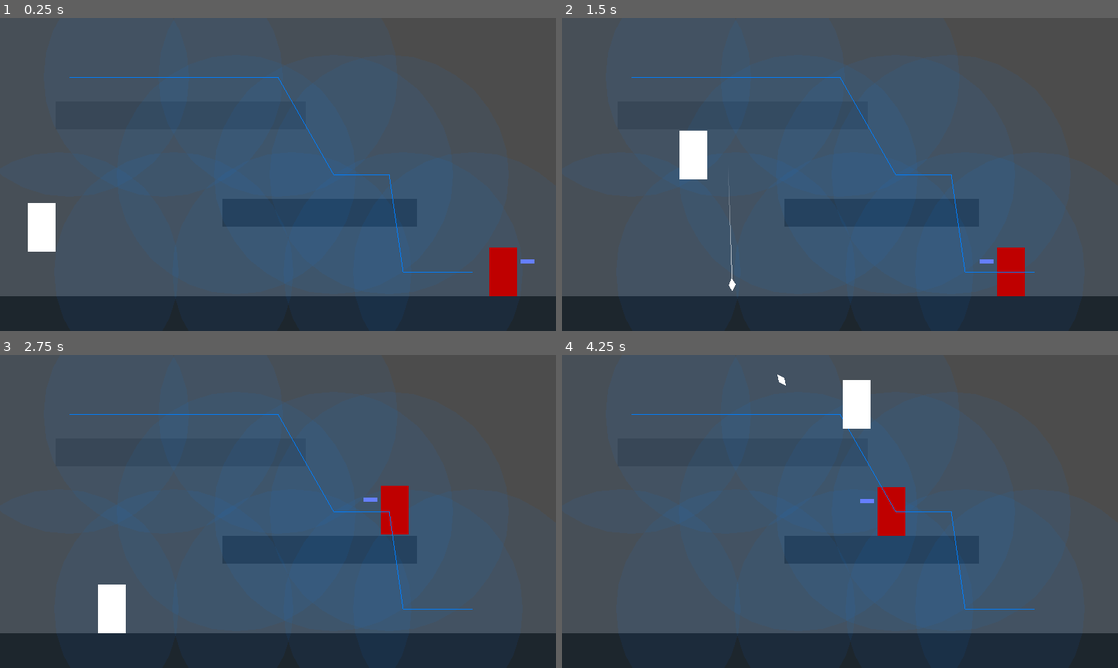
Above: before the commit, frames 1-4 (two rows, left to right).
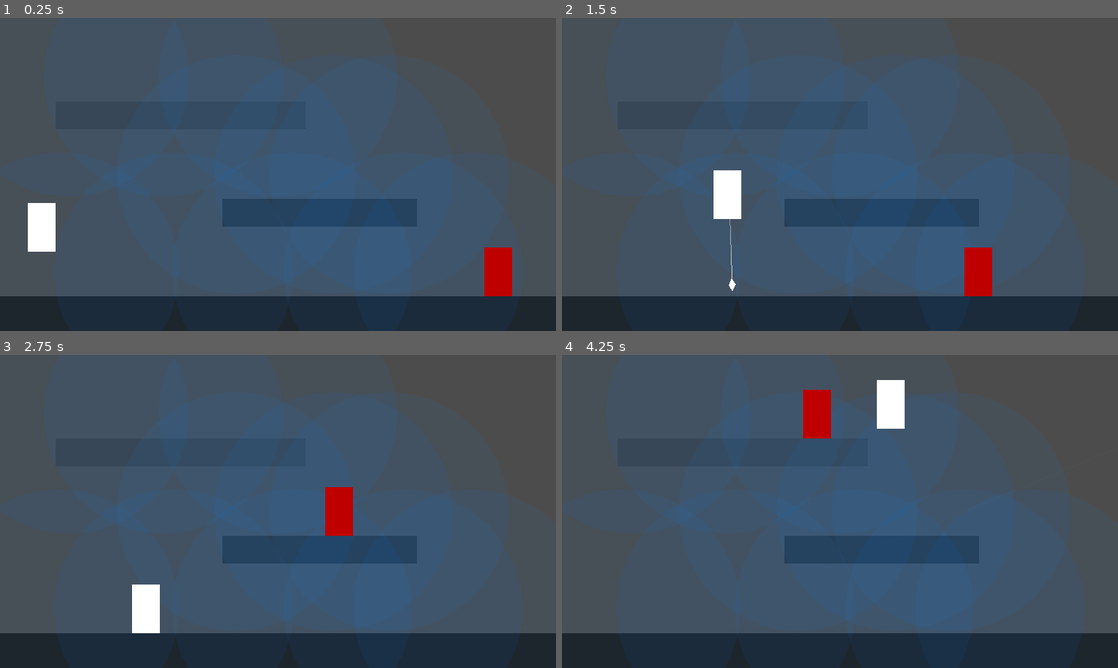
Above: after the commit, the same moments.

Repository: zhyrin0/through-the-looking-glass
Game: Godot game, scene res://tests/enemy_movement/test.tscn
The game is run twice, just before and just after one commit, with the same random seed, the same clock (stepped at 60 frames per second) and the same inputs. This scene is started directly instead of the project's main scene. Sound files missing from this copy of the repository are replaced by a short silence.
Inputs (mouse positions are in pixels of both pictures, inside the frame that each line leads up to):
- Up to frame 1 (0.25 s): no input
- Up to frame 2 (1.5 s): move the mouse to (962, 158) at 0.52 s; press the mouse at (962, 158) at 0.53 s; hold D (move_right) from 0.53 s (still down); tap Space (move_jump) at 0.77 s; move the mouse to (728, 190) at 1.27 s; release the mouse at (728, 190) at 1.28 s; click (728, 190) at 1.35 s
- Up to frame 3 (2.75 s): tap Space (move_jump) at 1.52 s; move the mouse to (333, 442) at 2.02 s; release D (move_right) at 2.03 s; press the mouse at (333, 442) at 2.03 s; hold A (move_left) from 2.03 s (still down); tap S (move_fall) at 2.1 s
- Up to frame 4 (4.25 s): move the mouse to (812, 574) at 2.77 s; release A (move_left) at 2.78 s; release the mouse at (812, 574) at 2.78 s; hold D (move_right) from 2.78 s (still down); click (812, 574) at 2.85 s; tap Space (move_jump) at 3.02, 3.77 s; move the mouse to (1006, 558) at 3.52 s; press the mouse at (1006, 558) at 3.53 s

The runs differ from the first frame. In frame 1, 0.5% of the frame differs, in the area x 12-97%, y 18-89%; in frame 2, 3.3%; in frame 3, 3.3%; in frame 4, 3.4%, in the area x 12-85%, y 6-82%.

Commit message:
Refactor enemy as derived type

Diff:
--- a/src/character/character_base.gd
+++ b/src/character/character_base.gd
@@ -41,6 +41,10 @@
 	assert(false, "Virtual method.")
 
 
+func attack() -> void:
+	assert(false, "Virtual method.")
+
+
 func _attack(p_owner: int, target_pos: Vector2, is_strong: bool) -> void:
 	var projectile := ProjectileScene.instance() as Projectile
 	projectile.init(p_owner, projectile_pos.global_position,
--- /dev/null
+++ b/src/character/enemy/enemy.gd
@@ -0,0 +1,68 @@
+extends "../character_base.gd"
+
+
+signal request_path(p_self)
+
+const WAYPOINT_DEADZONE := 16.0
+const WAYPOINT_EPSILON := WAYPOINT_DEADZONE / 2.0
+const WAYPOINT_EPSILON_SQ := WAYPOINT_DEADZONE*WAYPOINT_DEADZONE / 2.0
+export(NodePath) var player_path: NodePath
+var waypoints := PoolVector2Array()
+onready var player := get_node_or_null(player_path) as Node2D
+onready var jump_raycast := $JumpRayCast as RayCast2D
+onready var movement_cooldown := $MovementCooldown as Timer
+onready var attack_cooldown := $AttackCooldown as Timer
+
+
+func _ready() -> void:
+	emit_signal("request_path", self)
+
+
+func _physics_process(delta: float) -> void:
+	var gravity_multiplier := fall_gravity_multiplier if velocity.y > 0.0 else 1.0
+	velocity.y += gravity * gravity_multiplier * delta
+
+	if not waypoints.empty():
+		var to_waypoint := waypoints[0] - global_position
+
+		velocity.x = sign(to_waypoint.x) * movement_speed
+		var distance_sq := to_waypoint.length_squared()
+		if distance_sq <= WAYPOINT_EPSILON_SQ:
+			waypoints.remove(0)
+			set_facing_direction()
+			if waypoints.empty():
+				attack()
+				velocity.x = 0.0
+				movement_cooldown.start()
+				attack_cooldown.start()
+
+		if is_on_floor() and to_waypoint.y < -WAYPOINT_EPSILON and jump_raycast.is_colliding():
+			jump()
+		if is_on_floor() and to_waypoint.y > WAYPOINT_EPSILON and fall_raycast.is_colliding():
+			fall()
+
+	velocity = move_and_slide(velocity, Vector2.UP)
+	reset_collision_rules()
+
+
+func attack() -> void:
+	_attack(Projectile.Owner.ENEMY, player.global_position, false)
+
+
+func set_path(path: PoolVector2Array) -> void:
+	waypoints = path
+
+
+func set_facing_direction() -> void:
+	var target := player.global_position if waypoints.empty() else waypoints[0]
+	var target_vector := target - global_position
+	pivot.scale.x = sign(target_vector.x)
+
+
+func _on_MovementCooldown_timeout() -> void:
+	emit_signal("request_path", self)
+
+
+func _on_AttackCooldown_timeout() -> void:
+	if pivot.scale.x == sign(to_local(player.global_position).x):
+		attack()
--- /dev/null
+++ b/src/character/enemy/enemy.tscn
@@ -0,0 +1,27 @@
+[gd_scene load_steps=3 format=2]
+
+[ext_resource path="res://src/character/character_base.tscn" type="PackedScene" id=1]
+[ext_resource path="res://src/character/enemy/enemy.gd" type="Script" id=2]
+
+[node name="Enemy" instance=ExtResource( 1 )]
+collision_layer = 2
+script = ExtResource( 2 )
+movement_speed = 150
+
+[node name="Polygon2D" parent="." index="0"]
+color = Color( 0.752941, 0, 0, 1 )
+
+[node name="JumpRayCast" type="RayCast2D" parent="." index="2"]
+enabled = true
+cast_to = Vector2( 0, -128 )
+collision_mask = 8
+
+[node name="MovementCooldown" type="Timer" parent="." index="5"]
+one_shot = true
+
+[node name="AttackCooldown" type="Timer" parent="." index="6"]
+wait_time = 2.0
+autostart = true
+
+[connection signal="timeout" from="MovementCooldown" to="." method="_on_MovementCooldown_timeout"]
+[connection signal="timeout" from="AttackCooldown" to="." method="_on_AttackCooldown_timeout"]
--- a/src/character/player/player.gd
+++ b/src/character/player/player.gd
@@ -17,8 +17,7 @@
 				charge_audio_triggered = true
 				charge_audio.play()
 		elif Input.is_action_just_released("attack"):
-			_attack(Projectile.Owner.PLAYER, get_global_mouse_position(),
-					attack_charge >= strong_charge)
+			attack()
 			attack_cooldown.start()
 			attack_charge = 0.0
 			charge_audio_triggered = false
@@ -39,3 +38,7 @@
 
 	velocity = move_and_slide(velocity, Vector2.UP)
 	reset_collision_rules()
+
+
+func attack() -> void:
+	_attack(Projectile.Owner.PLAYER, get_global_mouse_position(), attack_charge >= strong_charge)
--- a/src/enemy/debug.gd
+++ /dev/null
@@ -1,15 +0,0 @@
-extends Node2D
-
-
-var waypoints := PoolVector2Array()
-
-
-func _process(_delta: float) -> void:
-	update()
-
-
-func _draw() -> void:
-	var points := PoolVector2Array()
-	for waypoint in waypoints:
-		points.push_back(to_local(waypoint))
-	draw_polyline(points, Color(0.0, 0.5, 1.0, 1.0))
--- a/src/enemy/enemy.gd
+++ /dev/null
@@ -1,115 +0,0 @@
-extends KinematicBody2D
-
-const Projectile := preload("res://src/projectile/projectile.gd")
-const ProjectileScene := preload("res://src/projectile/projectile.tscn")
-const Debug := preload("debug.gd")
-
-
-signal request_path(p_self)
-
-const PLATFORM_COLLISION_BIT := 3
-const WAYPOINT_DEADZONE := 25
-const WAYPOINT_EPSILON := WAYPOINT_DEADZONE / 2.0
-const WAYPOINT_EPSILON_SQ := WAYPOINT_DEADZONE*WAYPOINT_DEADZONE / 2.0
-export(int) var movement_speed: int
-export(int) var jump_height: int setget set_jump_height
-export(float) var jump_time: float = 1.0 setget set_jump_time
-export(float) var fall_gravity_modifier: float = 1.0
-export(NodePath) var player_path: NodePath
-var jump_velocity: float
-var gravity: float
-var velocity := Vector2.ZERO
-var fallthrough_platform: Node = null
-var waypoints := PoolVector2Array()
-onready var player := get_node_or_null(player_path) as Node2D
-onready var jump_raycast := $JumpRayCast as RayCast2D
-onready var fall_raycast := $FallRayCast as RayCast2D
-onready var direction_pivot := $DirectionPivot as Node2D
-onready var projectile_pos := $DirectionPivot/ProjectilePosition as Node2D
-onready var movement_cooldown := $MovementCooldown as Timer
-onready var attack_cooldown := $AttackCooldown as Timer
-onready var debug := $Debug as Debug
-
-
-func _ready() -> void:
-	emit_signal("request_path", self)
-
-
-func _physics_process(delta: float) -> void:
-	var gravity_multiplier := fall_gravity_modifier if velocity.y > 0.0 else 1.0
-	velocity.y += gravity * gravity_multiplier * delta
-
-	if movement_cooldown.is_stopped() and not waypoints.empty():
-		var to_waypoint := waypoints[0] - global_position
-
-		velocity.x = movement_speed * sign(to_waypoint.x)
-		var distance_sq := to_waypoint.length_squared()
-		if distance_sq <= WAYPOINT_EPSILON_SQ:
-			waypoints.remove(0)
-			debug.waypoints.remove(0)
-			set_facing_direction()
-			if waypoints.empty():
-				velocity.x = 0.0
-				movement_cooldown.start()
-				var projectile := ProjectileScene.instance() as Projectile
-				projectile.init(Projectile.Owner.ENEMY, projectile_pos.global_position,
-						(player.global_position - projectile_pos.global_position).normalized(),
-						false)
-				get_parent().add_child(projectile)
-				attack_cooldown.start()
-
-		if is_on_floor() and to_waypoint.y < -WAYPOINT_EPSILON and jump_raycast.is_colliding():
-			set_collision_mask_bit(PLATFORM_COLLISION_BIT, false)
-			velocity.y -= jump_velocity
-		if is_on_floor() and to_waypoint.y > WAYPOINT_EPSILON and fall_raycast.is_colliding():
-			fallthrough_platform = fall_raycast.get_collider() as Node
-			if fallthrough_platform:
-				add_collision_exception_with(fallthrough_platform)
-
-	velocity = move_and_slide(velocity, Vector2.UP)
-	if velocity.y > 0.0:
-		set_collision_mask_bit(PLATFORM_COLLISION_BIT, true)
-	if is_on_floor() and fallthrough_platform:
-		remove_collision_exception_with(fallthrough_platform)
-		fallthrough_platform = null
-
-
-func set_path(path: PoolVector2Array) -> void:
-	waypoints = path
-	debug.waypoints = waypoints
-
-
-func set_facing_direction() -> void:
-	var goal := player.global_position if waypoints.empty() else waypoints[0]
-	var to := goal - global_position
-	direction_pivot.scale.x = sign(to.x)
-	debug.scale.x = sign(to.x)
-
-
-func set_jump_height(new_value: int) -> void:
-	jump_height = new_value
-	_set_physics_values()
-
-
-func set_jump_time(new_value: float) -> void:
-	jump_time = new_value
-	_set_physics_values()
-
-
-func _set_physics_values() -> void:
-	jump_velocity = 2.0 * jump_height / jump_time if jump_time else 1.0
-	gravity = 2.0 * jump_height / pow(jump_time if jump_time else 1.0, 2)
-
-
-func _on_MovementCooldown_timeout() -> void:
-	emit_signal("request_path", self)
-
-
-func _on_AttackCooldown_timeout() -> void:
-	if not sign(global_position.direction_to(player.global_position).x) == direction_pivot.scale.x:
-		return
-	var projectile := ProjectileScene.instance() as Projectile
-	projectile.init(Projectile.Owner.ENEMY, projectile_pos.global_position,
-			(player.global_position - projectile_pos.global_position).normalized(),
-			false)
-	get_parent().add_child(projectile)
--- a/src/enemy/enemy.tscn
+++ /dev/null
@@ -1,60 +0,0 @@
-[gd_scene load_steps=4 format=2]
-
-[ext_resource path="res://src/enemy/enemy.gd" type="Script" id=1]
-[ext_resource path="res://src/enemy/debug.gd" type="Script" id=2]
-
-[sub_resource type="RectangleShape2D" id=1]
-extents = Vector2( 32, 56 )
-
-[node name="Enemy" type="KinematicBody2D"]
-collision_layer = 2
-collision_mask = 12
-script = ExtResource( 1 )
-__meta__ = {
-"_edit_group_": true
-}
-movement_speed = 100
-jump_height = 256
-jump_time = 0.5
-fall_gravity_modifier = 1.35
-
-[node name="Polygon2D" type="Polygon2D" parent="."]
-color = Color( 0.752941, 0, 0, 1 )
-polygon = PoolVector2Array( -32, -56, 32, -56, 32, 56, -32, 56 )
-
-[node name="BodyCollisionShape" type="CollisionShape2D" parent="."]
-shape = SubResource( 1 )
-
-[node name="JumpRayCast" type="RayCast2D" parent="."]
-enabled = true
-cast_to = Vector2( 0, -128 )
-collision_mask = 8
-
-[node name="FallRayCast" type="RayCast2D" parent="."]
-enabled = true
-cast_to = Vector2( 0, 64 )
-collision_mask = 8
-
-[node name="DirectionPivot" type="Node2D" parent="."]
-
-[node name="ProjectilePosition" type="Position2D" parent="DirectionPivot"]
-position = Vector2( 56, 0 )
-__meta__ = {
-"_gizmo_extents_": 25.0
-}
-
-[node name="MovementCooldown" type="Timer" parent="."]
-one_shot = true
-
-[node name="AttackCooldown" type="Timer" parent="."]
-wait_time = 2.0
-autostart = true
-
-[node name="Debug" type="Node2D" parent="."]
-script = ExtResource( 2 )
-
-[node name="FacingDirection" type="Line2D" parent="Debug"]
-points = PoolVector2Array( 40, -24, 72, -24 )
-
-[connection signal="timeout" from="MovementCooldown" to="." method="_on_MovementCooldown_timeout"]
-[connection signal="timeout" from="AttackCooldown" to="." method="_on_AttackCooldown_timeout"]
--- a/tests/enemy_movement/test.tscn
+++ b/tests/enemy_movement/test.tscn
@@ -1,8 +1,8 @@
 [gd_scene load_steps=5 format=2]
 
 [ext_resource path="res://src/character/player/player.tscn" type="PackedScene" id=1]
-[ext_resource path="res://src/enemy/enemy.tscn" type="PackedScene" id=2]
-[ext_resource path="res://src/enemy/waypoint_navigation.gd" type="Script" id=3]
+[ext_resource path="res://src/character/enemy/enemy.tscn" type="PackedScene" id=2]
+[ext_resource path="res://src/character/enemy/waypoint_navigation.gd" type="Script" id=3]
 
 [sub_resource type="GDScript" id=1]
 script/source = "extends Node2D
@@ -132,12 +132,7 @@
 position = Vector2( 1184, 584 )
 player_path = NodePath("../Player")
 
-[node name="AttackCooldown" parent="Enemy" index="6"]
-wait_time = 1.0
-
 [node name="Player" parent="." instance=ExtResource( 1 )]
 position = Vector2( 96, 392 )
 
 [connection signal="request_path" from="Enemy" to="WaypointNavigation" method="on_Enemy_request_path"]
-
-[editable path="Enemy"]
Renamed: src/enemy/waypoint_navigation.gd -> src/character/enemy/waypoint_navigation.gd
